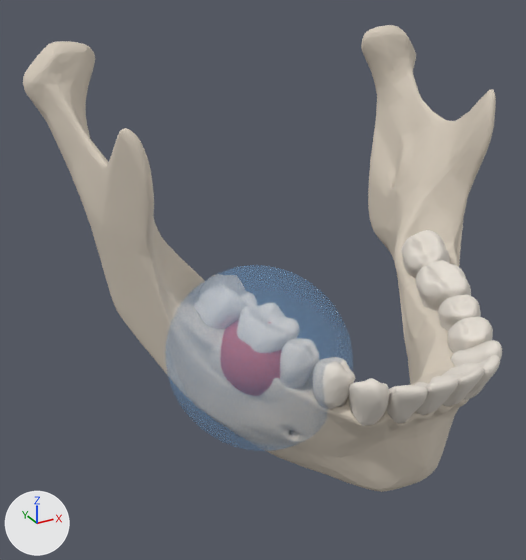
A saved change to the glTF model public/head-neck/models/scc.glb.
Camera for both pictures: a 50 mm camera at (-0.0829, -0.1674, 1.5939) aimed at (-0.0132, -0.0405, 1.5305). Arrows for +X, +Y and +Z are at lower left; the lights stay in place. The first picture is the older version.

The scene before the commit, as lines of its bpy script (objects in view):
```python
me_bone_c_002 = bpy.data.meshes.new('bone_c.002')
me_bone_c_002.from_pydata(...)  # 21005 vertices, 41999 faces; spans x -0.0515..0.0515, y -0.0836..-0.0019, z 1.4966..1.5783
me_bone_c_002.materials.append(mat_bone)  # pale yellow #d6cbbb
me_extracted_teeth = bpy.data.meshes.new('extracted_teeth')
me_extracted_teeth.from_pydata(...)  # 2502 vertices, 5000 faces; spans x -0.0167..-0.009, y -0.0839..-0.0688, z 1.5017..1.5278
me_extracted_teeth.materials.append(mat_teeth)  # light grey #e3dcd3
me_teeth = bpy.data.meshes.new('teeth')
me_teeth.from_pydata(...)  # 10018 vertices, 20000 faces; spans x -0.0119..0.0321, y -0.0885..-0.0376, z 1.5017..1.5368
me_teeth.materials.append(mat_teeth)  # light grey #e3dcd3
ob_bone = bpy.data.objects.new('bone', me_bone_c_002)
ob_bone.location = (0.0, 0.0, 0.0)
ob_extracted_teeth = bpy.data.objects.new('extracted_teeth', me_extracted_teeth)
ob_extracted_teeth.location = (0.0, 0.0, 0.0)
ob_teeth = bpy.data.objects.new('teeth', me_teeth)
ob_teeth.location = (0.0, 0.0, 0.0)
# also in view: 'margin' at (-0.0232, -0.0569, 1.5224); 'specimen_bone' at (-0.0216, -0.0553, 1.5155); 'specimen_teeth' at (-0.0226, -0.0577, 1.5217)
```
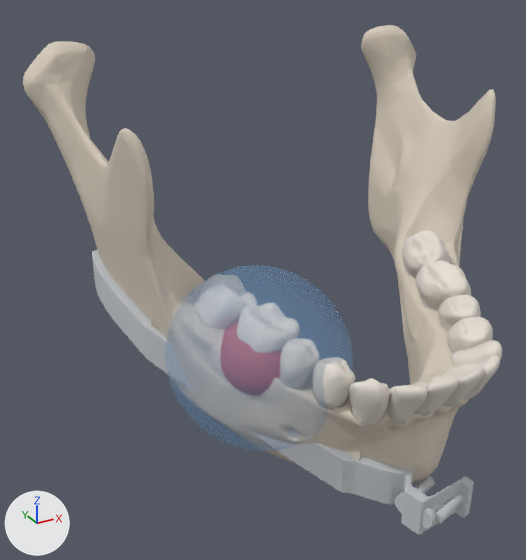
The edits, one by one:
Material 'titanium' (mat_titanium) is new.
Its base color is (0.55, 0.57, 0.6) (light grey #c4c7cb).
Its roughness is 0.7.
Material 'fibula' (mat_fibula) is new.
Its base color is (0.62, 0.55, 0.46) (pale yellow #cec4b5).
Its roughness is 0.7.
Mesh me_screws is new.
It has 448 vertices, 832 faces and spans x -0.0417..0.0085, y -0.089..-0.0323, z 1.4945..1.5259.
It uses material mat_titanium (light grey #c4c7cb).
Mesh me_plate is new.
It has 2002 vertices, 4000 faces and spans x -0.0445..0.0093, y -0.0872..-0.0181, z 1.4919..1.5354.
It uses material mat_titanium (light grey #c4c7cb).
Mesh me_right_fibula_001 is new.
It has 6006 vertices, 11999 faces and spans x -0.0393..-0.004, y -0.077..-0.0321, z 1.4954..1.529.
It uses material mat_fibula (pale yellow #cec4b5).
Object 'screws' (ob_screws) is new; it shows me_screws.
Its location is (0.0, 0.0, 0.0).
Object 'plate' (ob_plate) is new; it shows me_plate.
Its location is (0.0, 0.0, 0.0).
Object 'fibula' (ob_fibula) is new; it shows me_right_fibula_001.
Its location is (0.0, 0.0, 0.0).

What differs and where, as boxes [x1, y1, x2, y2] in the pictures (526 x 560 px):
'plate', added
    after: [92, 250, 474, 535]
'screws', added
    after: [341, 469, 472, 528]
'fibula', added (mostly hidden)
    after: [151, 318, 360, 460]
